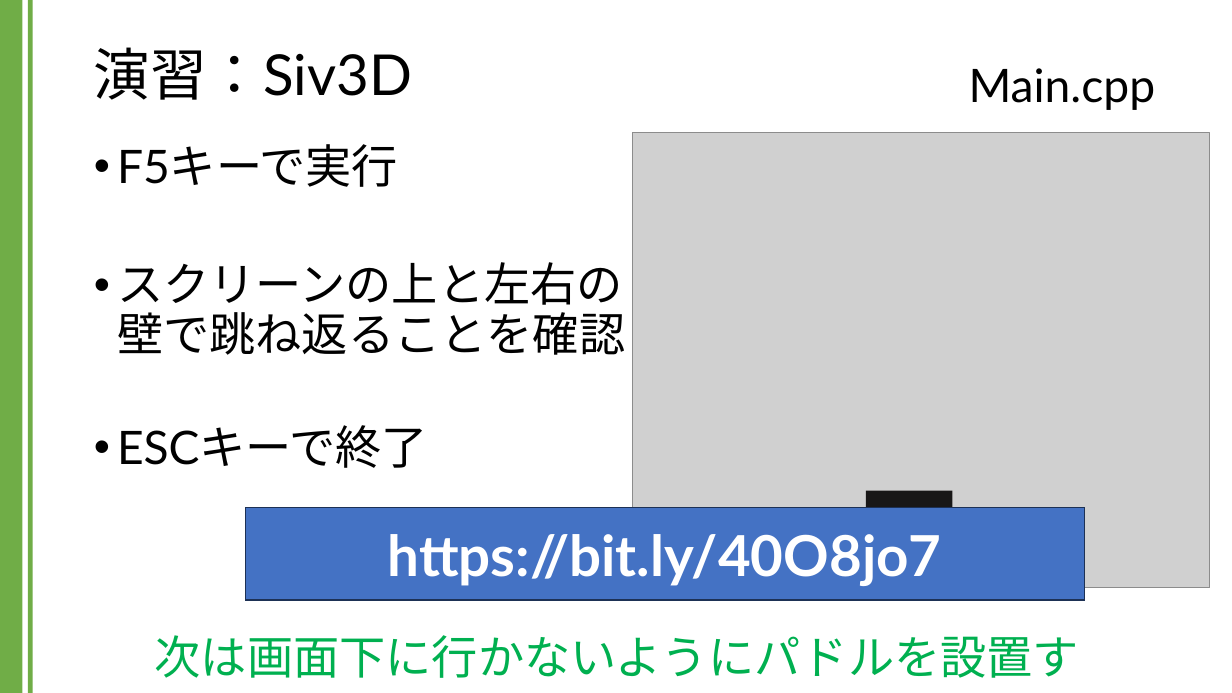
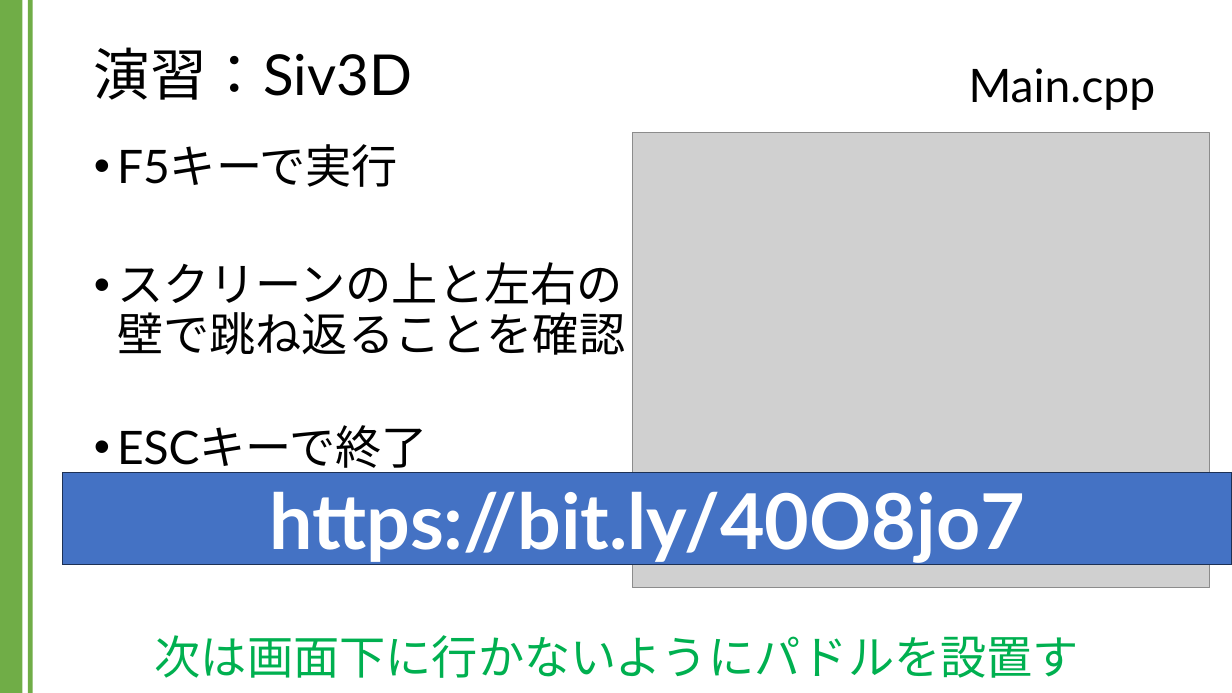
Before and after one commit to kic-murata/cpp2024, a slide deck: slide 34 of 授業資料/演習課題：Siv3D.pptx. Drawn at 1232x693 pixels with LibreOffice and Linux fonts; fonts in the diff are those of the drawing; grey boxes stand for pictures; background and template pictures are left out. Boxes give left, top, right and bottom in pixels: in the first picture for what was removed or moved away, otherwise in the second. Text is boxed around its words. In the diff, an @@ line names an element or a change of style, - is before the commit and + after.

Commit message:
講義資料

```diff
--- a/授業資料/演習課題：Siv3D.pptx
+++ b/授業資料/演習課題：Siv3D.pptx
@@ rectangle "https://bit.ly/40O8jo7": place and size @@
-rectangle "https://bit.ly/40O8jo7" at [245, 508, 1085, 601]
+rectangle "https://bit.ly/40O8jo7" at [63, 472, 1232, 565]
@@ rectangle "https://bit.ly/40O8jo7" at [63, 472, 1232, 565]: size 44 to 60 pt @@
@@ rectangle removed at [866, 491, 953, 536] @@
```
